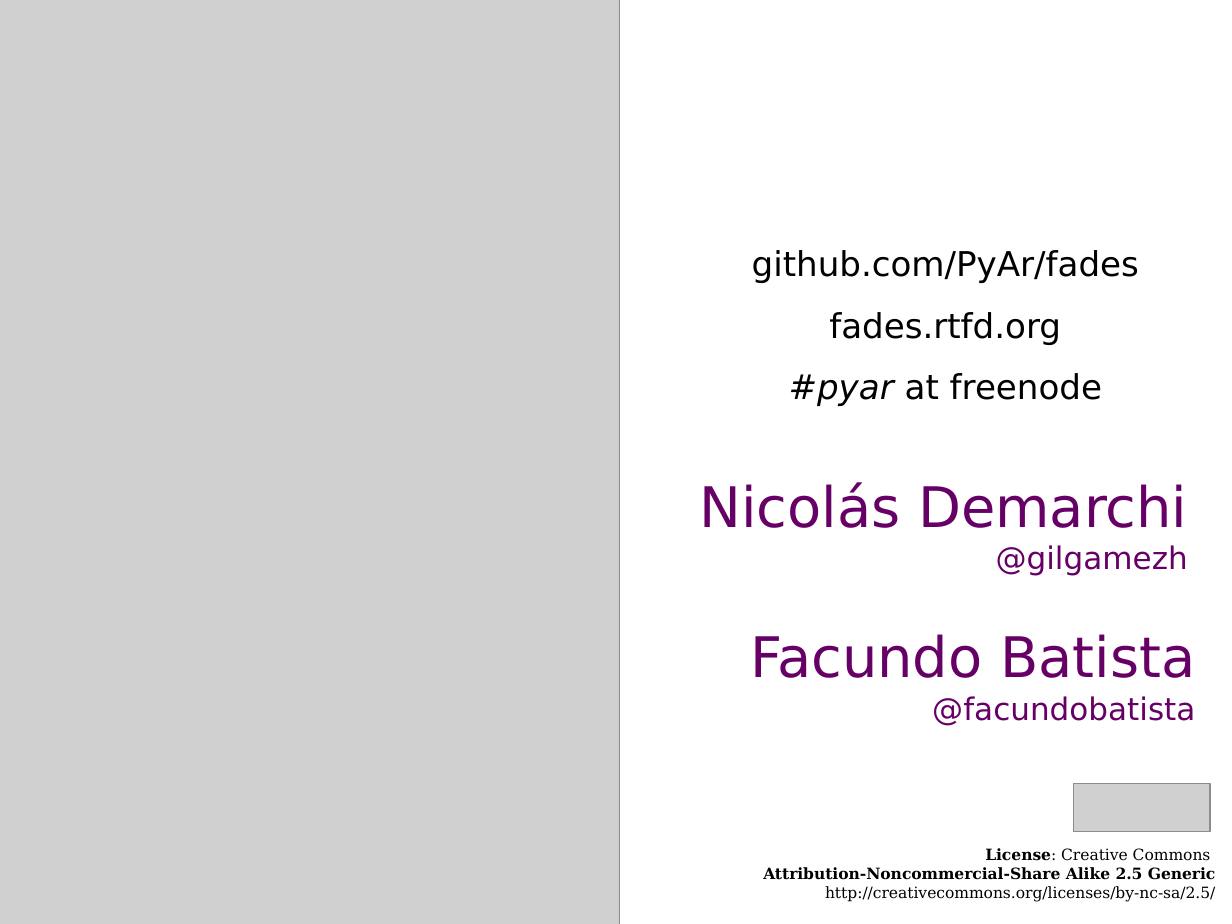
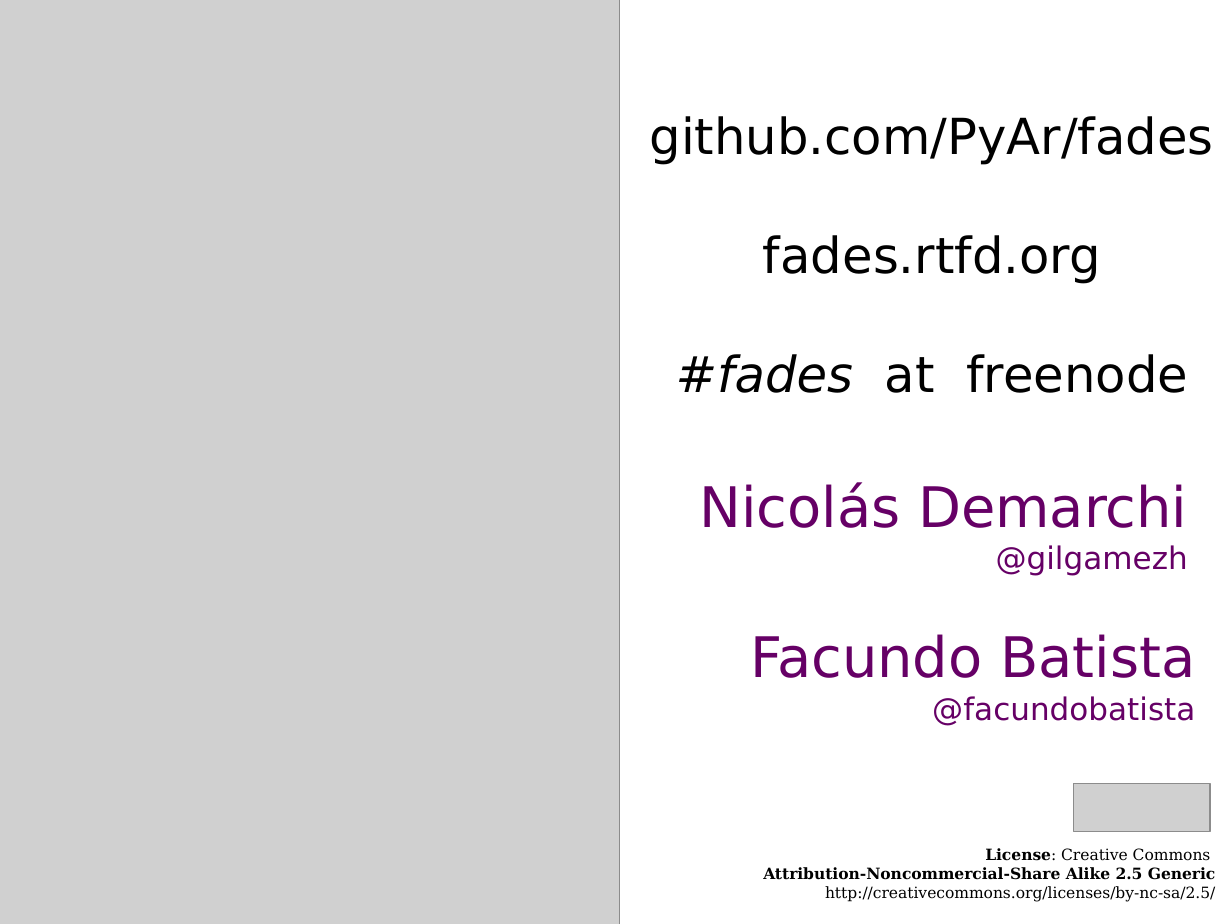
Before and after one commit to PyAr/fades, a slide deck: slide 19 of resources/slides_LT.odp (slide 18 before the commit). Drawn at 1232x924 pixels with LibreOffice and Linux fonts; fonts in the diff are those of the drawing; grey boxes stand for pictures. Boxes give left, top, right and bottom in pixels: in the first picture for what was removed or moved away, otherwise in the second. Text is boxed around its words. In the diff, an @@ line names an element or a change of style, - is before the commit and + after.

```diff
--- a/resources/slides_LT.odp
+++ b/resources/slides_LT.odp
@@ title at [650, 116, 1214, 393]: text changed; size 22 to 32 pt @@
-github.com/PyAr/fades
-fades.rtfd.org
-#pyar at freenode
+github.com/PyAr/fades
+fades.rtfd.org
+#fades at freenode
```
Also in this commit, not shown: 2 other slides changed, 5 slides added, 4 slides removed.
